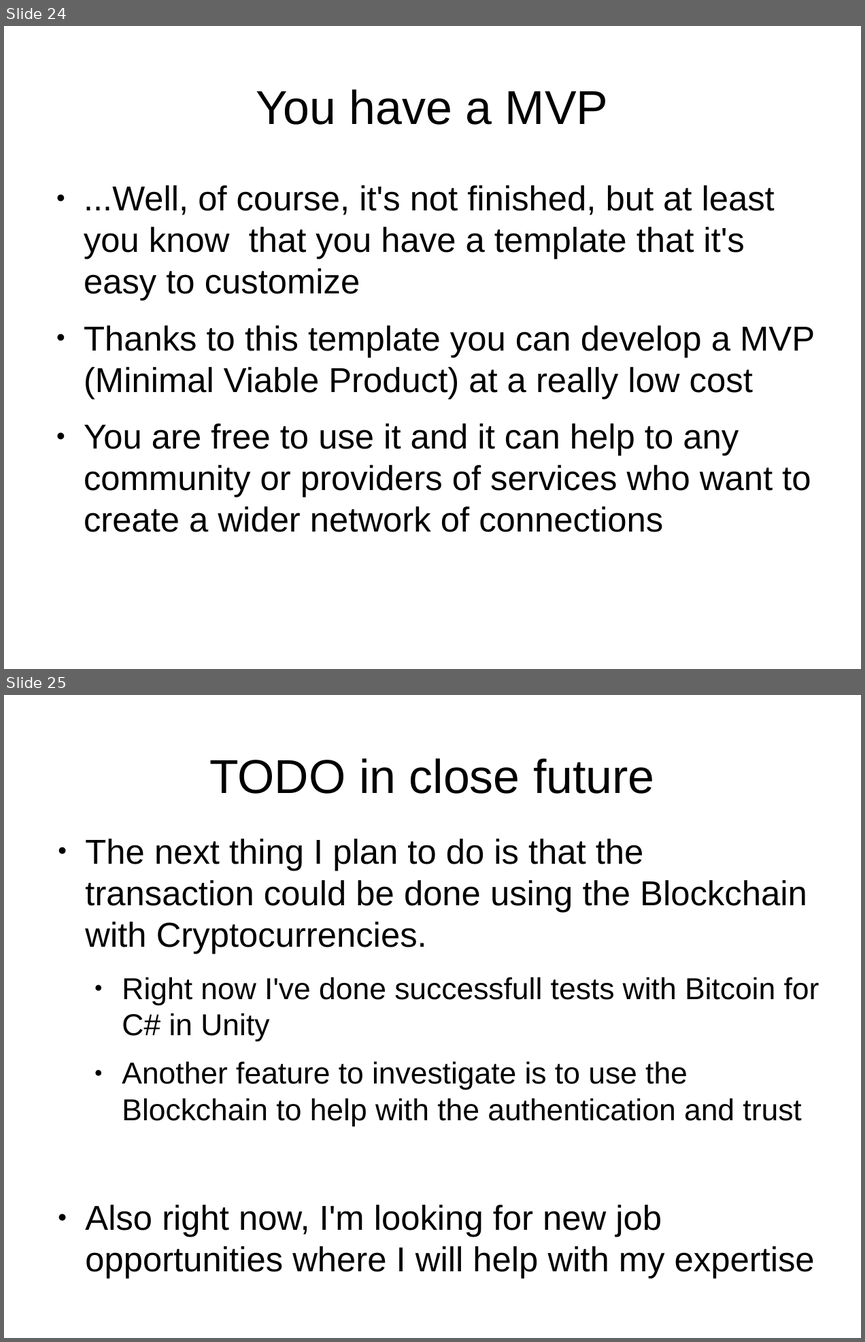
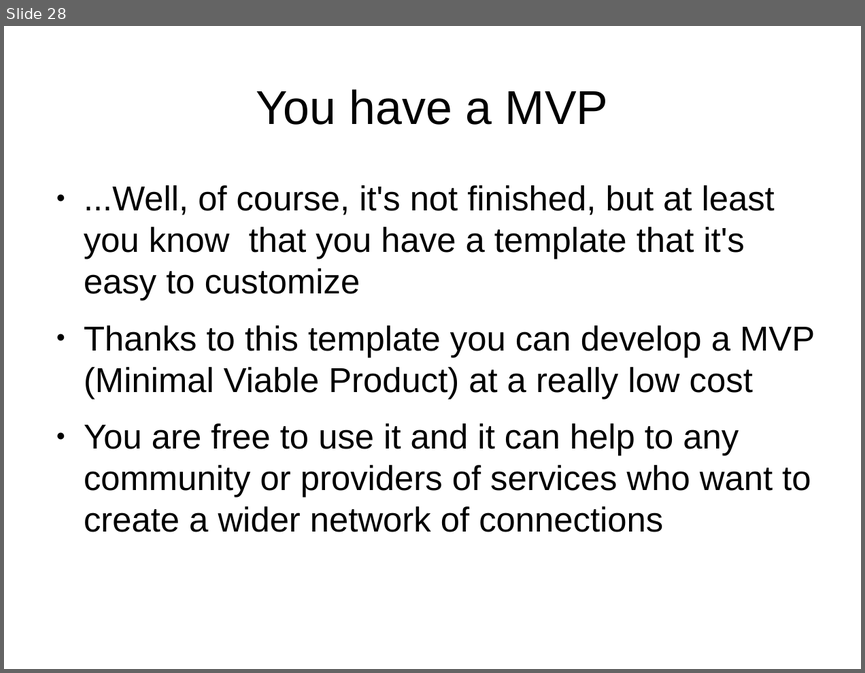
Before and after one commit to EstebanGameDevelopment/YourSharingEconomyApp, a slide deck: TUTORIAL.odp. Shown one above the other, each under a label of ours: slides 24 and 25 before the commit, slide 28 after it. The pictures are 865x1342 and 865x673 pixels, drawn with LibreOffice and Linux fonts; fonts in the diff are those of the drawing. Boxes give left, top, right and bottom in pixels: in the first picture for what was removed or moved away, otherwise in the second. Text is boxed around its words. In the diff, an @@ line names an element or a change of style, - is before the commit and + after.

Commit message:
Presentations updated. Included Blockchain for Sharing Economy App.

```diff
--- a/TUTORIAL.odp
+++ b/TUTORIAL.odp
@@ slide 25 removed at (x1=4, y1=695, x2=861, y2=1338), background #FFFFFF @@
@@ title removed at (x1=209, y1=758, x2=654, y2=794) @@
-TODO in close future
@@ text removed at (x1=85, y1=838, x2=819, y2=1278) @@
-● The next thing I plan to do is that the transaction could be done using the Blockchain with Cryptocurrencies.
-  ● Right now I've done successfull tests with Bitcoin for C# in Unity
-  ● Another feature to investigate is to use the Blockchain to help with the authentication and trust
-● Also right now, I'm looking for new job opportunities where I will help with my expertise
@@ what was slide 24 is now slide 28 @@
```
Also in this commit, not shown: 7 slides changed, 4 slides added, 1 other slide removed, 3 other files.
